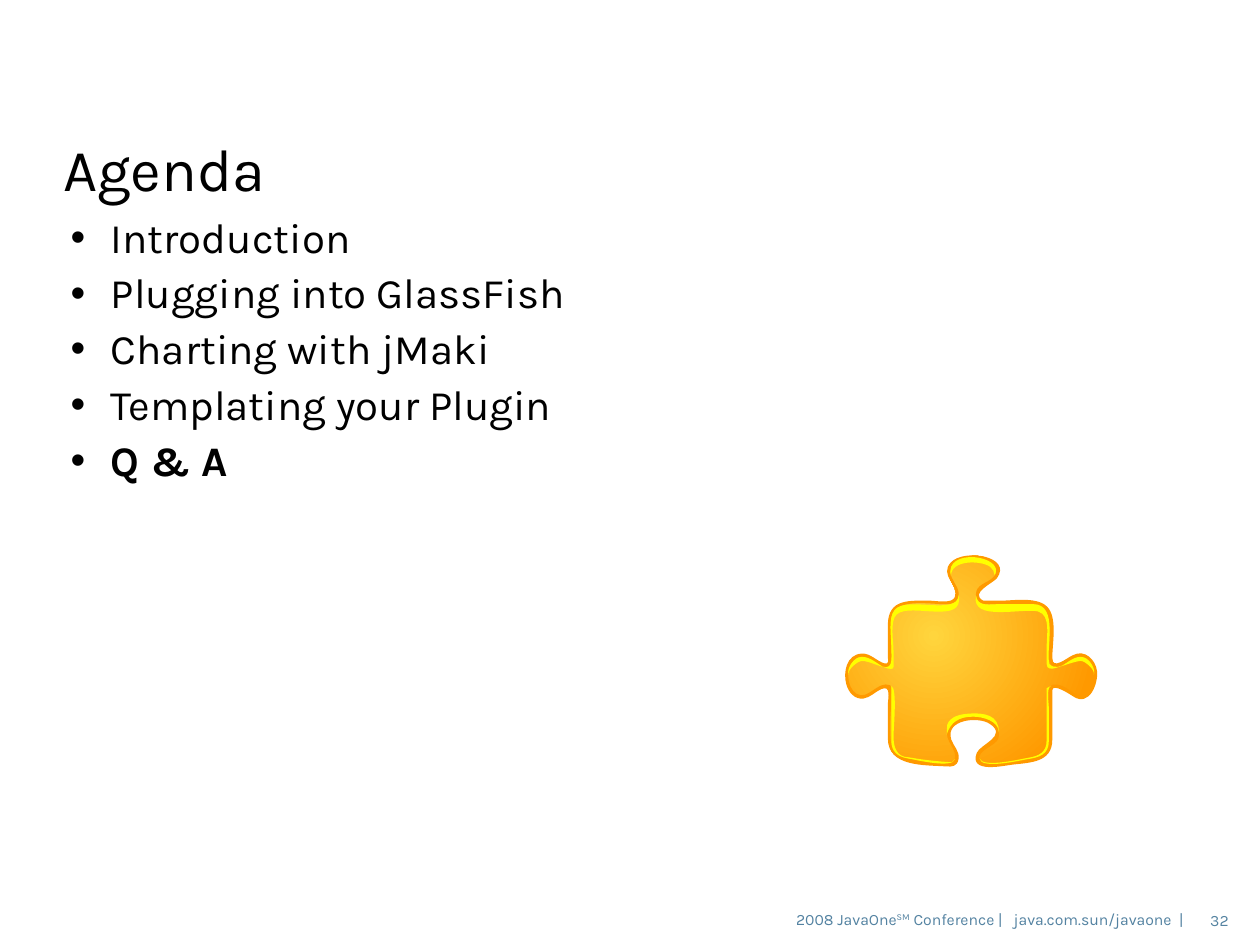
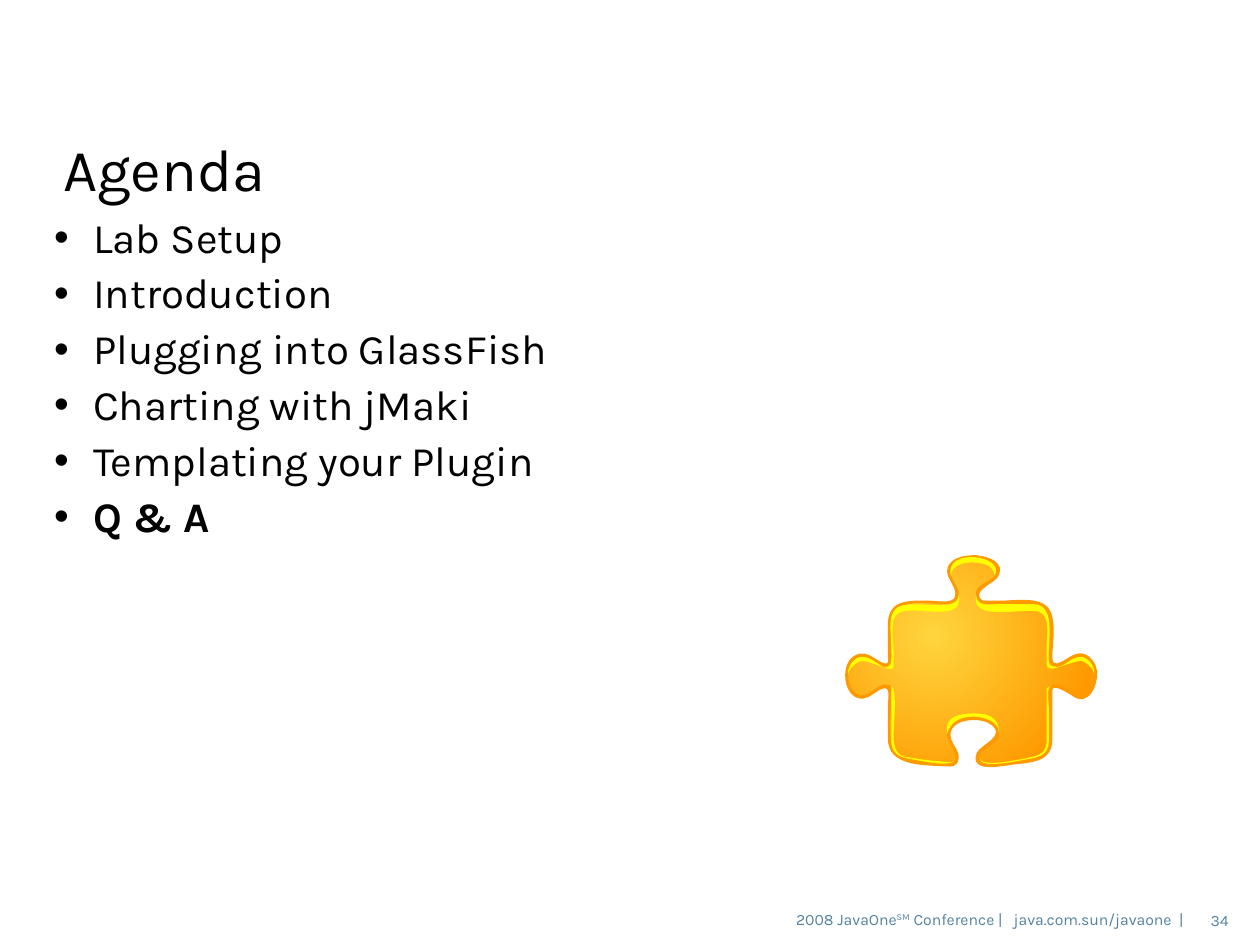
Before and after one commit to javaee/glassfish, a slide deck: slide 34 of v3/admingui/j1plugin/gfplugin/4520_gfplugin.odp (slide 32 before the commit). Drawn at 1260x945 pixels with LibreOffice and Linux fonts; fonts in the diff are those of the drawing; background and template pictures are left out. Boxes give left, top, right and bottom in pixels: in the first picture for what was removed or moved away, otherwise in the second. Text is boxed around its words. In the diff, an @@ line names an element or a change of style, - is before the commit and + after.

```diff
--- a/v3/admingui/j1plugin/gfplugin/4520_gfplugin.odp
+++ b/v3/admingui/j1plugin/gfplugin/4520_gfplugin.odp
@@ text at bbox=[93, 224, 284, 263]: paragraph added @@
+• Lab Setup
@@ text at bbox=[93, 279, 547, 540]: indent changed @@
@@ page number at bbox=[1211, 916, 1229, 926]: text changed @@
-32
+34
```
Also in this commit, not shown: 5 other slides changed, 2 slides added.
